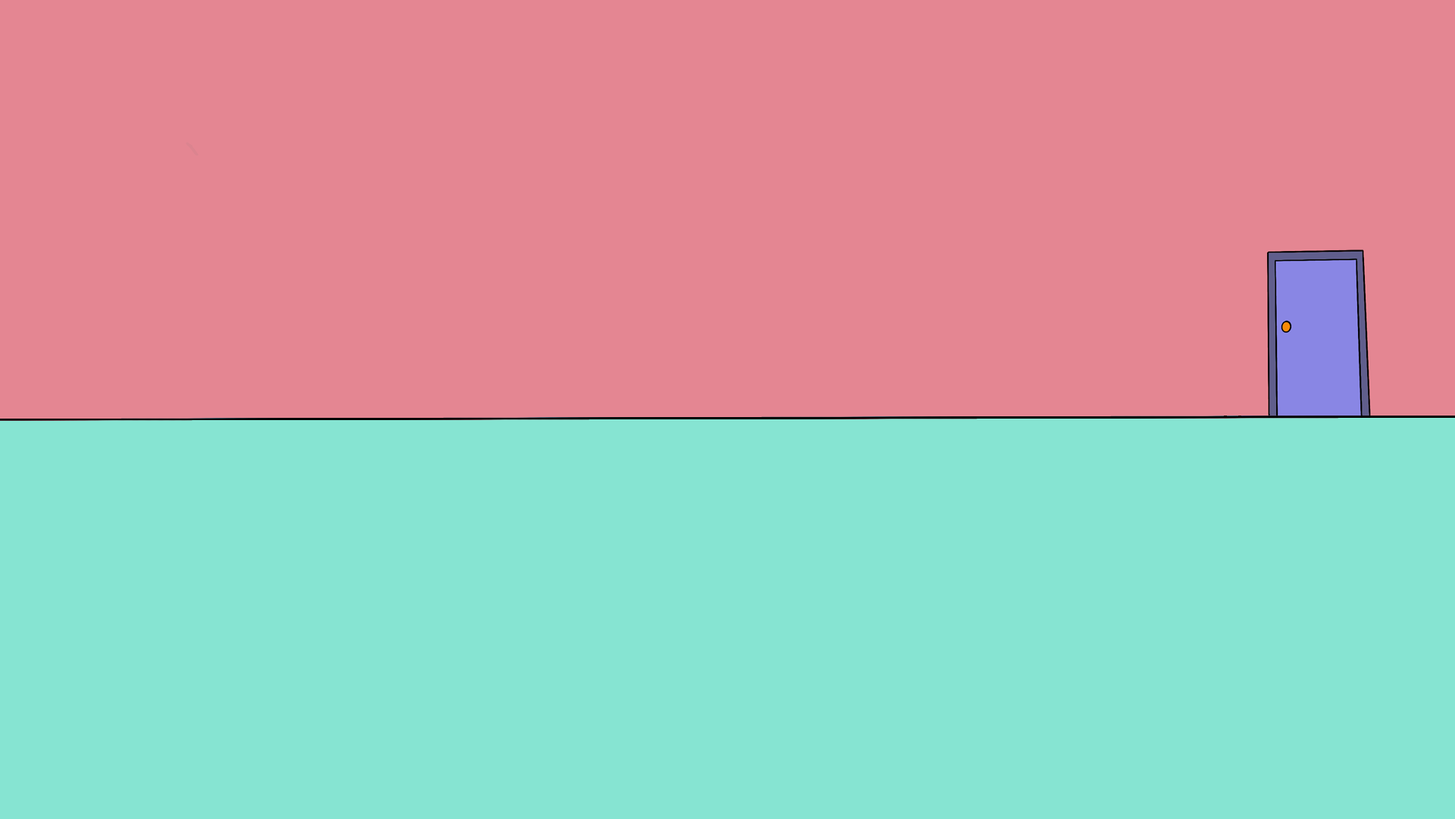
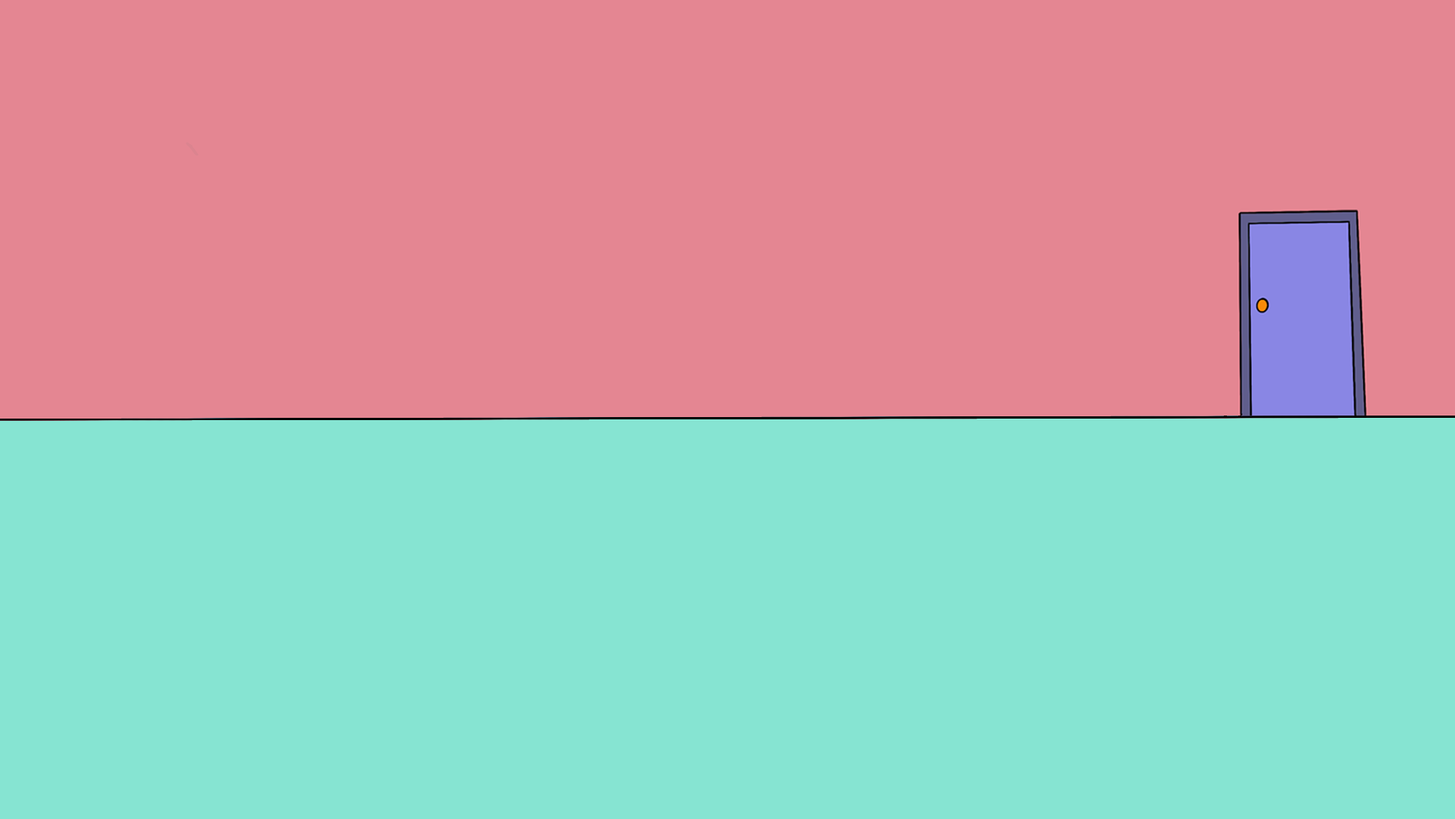
Layers edited between the first and the second 1455 × 819 image:
added layer "图层 3" above "图层 2" over [1237, 207, 1372, 416]
